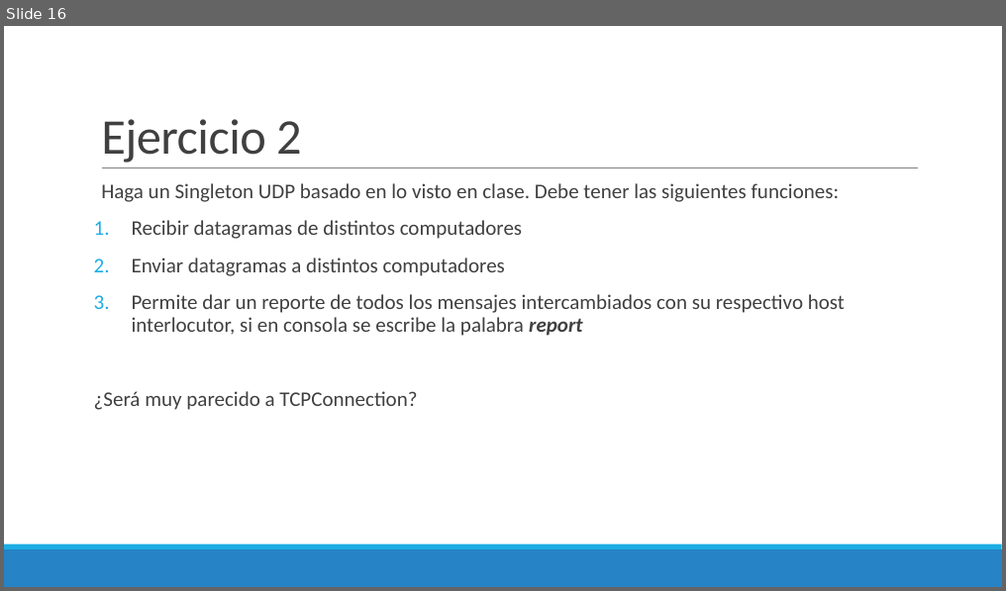
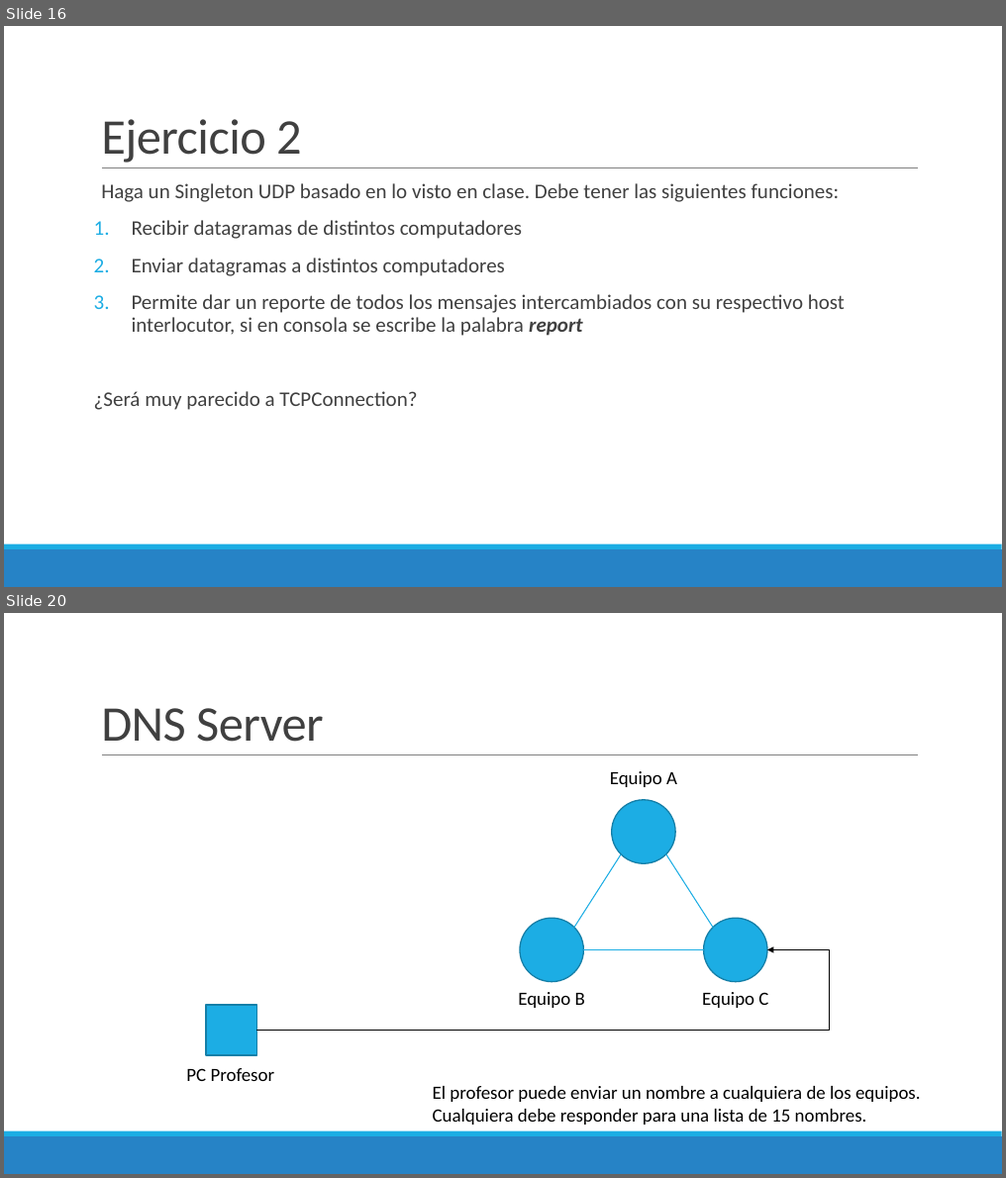
Before and after one commit to Domiciano/ProgramacionEnRed191, a slide deck: Semana 7/Presentación.pptx. Shown one above the other, each under a label of ours: slide 16 before the commit, slides 16 and 20 after it; the slides between them are not shown. The pictures are 1006x591 and 1006x1178 pixels, drawn with LibreOffice and Linux fonts; fonts in the diff are those of the drawing. Boxes give left, top, right and bottom in pixels: in the first picture for what was removed or moved away, otherwise in the second. Text is boxed around its words. In the diff, an @@ line names an element or a change of style, - is before the commit and + after.

```diff
--- a/Semana 7/Presentación.pptx
+++ b/Semana 7/Presentación.pptx
@@ slide 20 added at (4, 613, 1002, 1174), background #FFFFFF; not listed: 3 template elements that a slide beside it also shows @@
@@ title added at (101, 708, 323, 742), 48 pt, text #404040 @@
+DNS Server
@@ text added at (610, 771, 677, 787), 18 pt, text #000000 @@
+Equipo A
@@ ellipse added at (612, 800, 675, 863), fill #1CADE4, outline #1580A9 1.25 pt @@
@@ line added from (574, 928) to (621, 855), #1CADE4 1 pt @@
@@ line added from (713, 928) to (666, 855), #1CADE4 1 pt @@
@@ ellipse added at (520, 919, 583, 982), fill #1CADE4, outline #1580A9 1.25 pt @@
@@ ellipse added at (704, 919, 767, 982), fill #1CADE4, outline #1580A9 1.25 pt @@
@@ elbow arrow added from (257, 1031) to (767, 950), #000000 1 pt @@
@@ line added from (583, 950) to (704, 950), #1CADE4 1 pt @@
@@ text added at (518, 992, 585, 1008), 18 pt, text #000000 @@
+Equipo B
@@ text added at (702, 992, 768, 1008), 18 pt, text #000000 @@
+Equipo C
@@ rectangle added at (206, 1005, 257, 1057), fill #1CADE4, outline #1580A9 1.25 pt @@
@@ text added at (186, 1068, 275, 1081), 18 pt, text #000000 @@
+PC Profesor
@@ text added at (433, 1086, 921, 1125), 18 pt, text #000000 @@
+El profesor puede enviar un nombre a cualquiera de los equipos. Cualquiera debe responder para una lista de 15 nombres.
```
Also in this commit, not shown: 6 other slides added.
